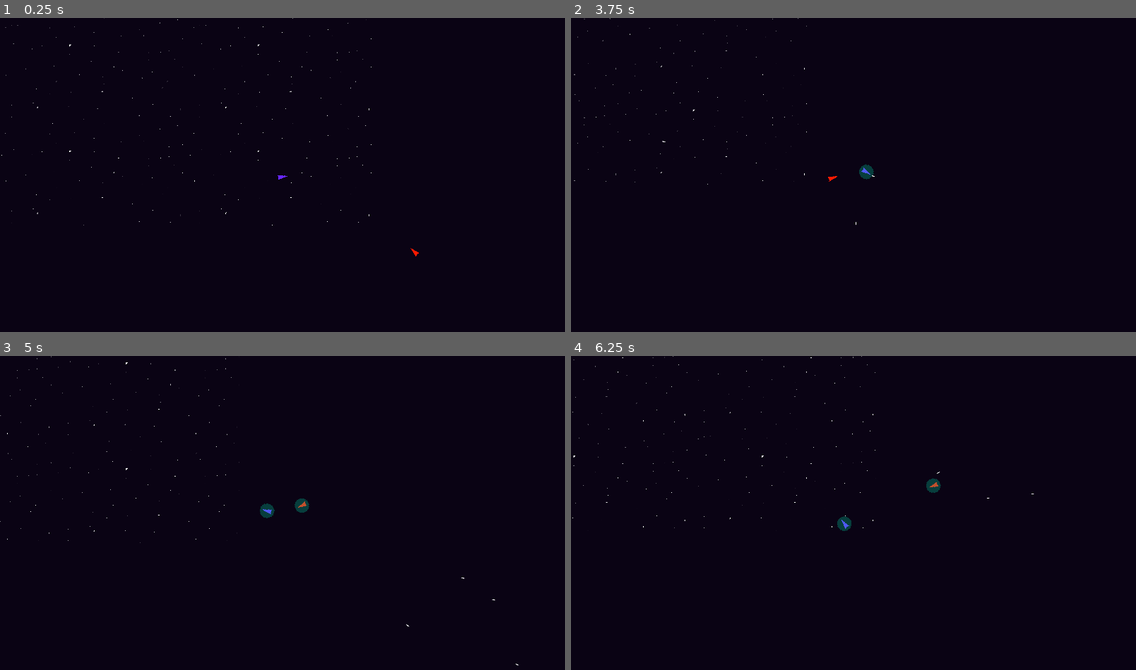
Above: before the commit, frames 1-4 (two rows, left to right).
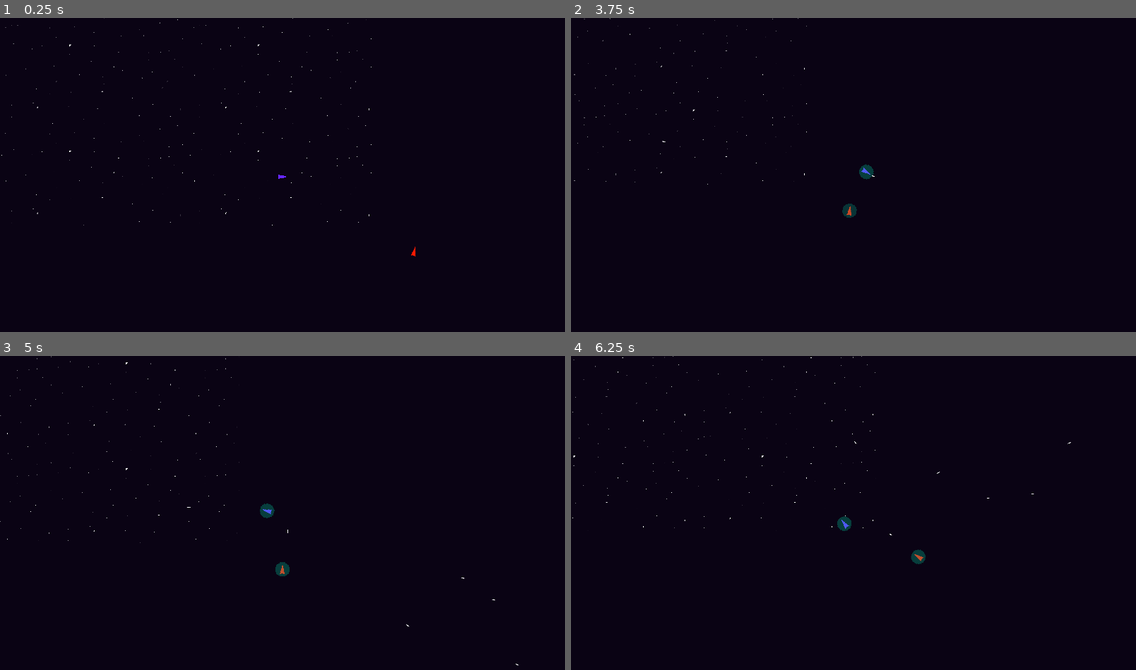
Above: after the commit, the same moments.

Repository: BloopHD/IntoTheVoid
Game: Godot game, scene res://scenes/world/world.tscn
Two runs of this game, one before a commit and one after it. Both use one fixed random seed, a clock stepped at 60 frames per second and the inputs below.
Inputs (mouse positions are in pixels of both pictures, inside the frame that each line leads up to):
- Up to frame 1 (0.25 s): no input
- Up to frame 2 (3.75 s): tap Enter at 0.5 s; move the mouse to (977, 162) at 0.52 s; press the mouse at (977, 162) at 0.53 s; hold D (move_right) 0.53-1.28 s; move the mouse to (740, 193) at 1.27 s; release the mouse at (740, 193) at 1.28 s; hold S (move_down) 1.28-2.03 s; click (740, 193) at 1.35 s; move the mouse to (910, 105) at 2.02 s; hold D (move_right) 2.03-2.78 s; hold Right mouse button (secondary action) 2.03-2.78 s; click (910, 105) at 2.3 s; move the mouse to (825, 240) at 2.77 s; hold W (move_up) 2.78-3.53 s; click (825, 240) at 2.85 s; move the mouse to (1023, 225) at 3.52 s; press the mouse at (1023, 225) at 3.53 s; hold A (move_left) from 3.53 s (still down)
- Up to frame 3 (5 s): keep holding A (move_left); move the mouse to (113, 465) at 4.27 s; release the mouse at (113, 465) at 4.28 s; right-click (113, 465) at 4.35 s; click (113, 465) at 4.55 s
- Up to frame 4 (6.25 s): move the mouse to (881, 516) at 5.02 s; release A (move_left) at 5.03 s; press the mouse at (881, 516) at 5.03 s; hold S (move_down) 5.03-5.78 s; move the mouse to (768, 434) at 5.77 s; release the mouse at (768, 434) at 5.78 s; hold D (move_right) from 5.78 s (still down); click (768, 434) at 5.85 s

The runs differ from the first frame. In frame 1, less than 0.1% of the frame differs, in the area x 49-75%, y 49-76%; in frame 2, 0.1%; in frame 3, 0.2%; in frame 4, 0.2%, in the area x 50-89%, y 27-67%.

Commit message:
Rotated Player and Enemy to work as intended.
Godot wants things to face right, I had originally rotated things in the inspector by 90 degrees, and then
 had to used const variables like NINITY_DEG and NINITY_RAD in code to add where was needed. This caused issues with correctly detecting the direction the enemy was facing.

Currently also working on moving the enemy's AI (movement code, attacking code, etc) into its own Node that will also hold the FSM.

This will allow us to add the AI to other enemies.

Diff:
--- a/scenes/enemies/enemy.gd
+++ b/scenes/enemies/enemy.gd
@@ -2,13 +2,13 @@
 class_name Enemy
 
 
-signal laser_shot(laser)
-signal enemy_fired_laser(laser, position, rotation, starting_speed)
+#signal laser_shot(laser)
+#signal enemy_fired_laser(laser, position, rotation, starting_speed)
 
 @export var max_speed: int = 750
 @export var acceleration: int = 50
 @export var friction: int = 10
-@export var rotational_accel: float = 10
+@export var rotational_accel: float = 5
 
 @export var muzzle: Marker2D
 @export var player_test: Node2D
@@ -28,8 +28,6 @@
 
 var laser_scene: PackedScene = preload("res://scenes/laser/enemy_laser.tscn")
 
-const NINETY_DEGREES_RAD: float = 1.5708
-const NINETY_DEGREES_DEG: float = 90
 const ONE_HUNDRED: int = 100
 
 var player: Node2D = null
@@ -72,7 +70,7 @@
 func rotate_function(aim_position: Vector2 = Vector2.ZERO) -> void:
 	look_direction = (aim_position - position).normalized()
 
-	var target_rotation_angle: float = look_direction.angle() + NINETY_DEGREES_RAD
+	var target_rotation_angle: float = look_direction.angle()
 	var target_in_range_angle: float = 15
 	var moving_forward_angle: float = 30
 
--- a/scenes/enemies/enemy.tscn
+++ b/scenes/enemies/enemy.tscn
@@ -34,18 +34,17 @@
 collision_layer = 32
 collision_mask = 6
 script = ExtResource("1_h22hu")
-muzzle = NodePath("Marker2D")
+muzzle = NodePath("")
 
 [node name="Sprite2D" type="Sprite2D" parent="."]
 modulate = Color(0.987329, 0.102765, 0, 1)
+rotation = 1.5708
 scale = Vector2(2, 2)
 texture = ExtResource("2_6f36q")
 
 [node name="CollisionShape2D" type="CollisionShape2D" parent="." groups=["enemy"]]
+rotation = 1.5708
 shape = SubResource("CapsuleShape2D_10cgx")
-
-[node name="Marker2D" type="Marker2D" parent="."]
-position = Vector2(0, -20)
 
 [node name="Shield" parent="." groups=["enemy shield"] instance=ExtResource("3_qwefe")]
 scale = Vector2(6, 6)
@@ -64,18 +63,21 @@
 script = ExtResource("6_arwoa")
 
 [node name="Aware_Detection_Area" type="Area2D" parent="."]
+visible = false
 collision_layer = 0
 
 [node name="CollisionShape2D" type="CollisionShape2D" parent="Aware_Detection_Area"]
 shape = SubResource("CircleShape2D_ow8ix")
 
 [node name="Chase_Detection_Area" type="Area2D" parent="."]
+visible = false
 collision_layer = 0
 
 [node name="CollisionShape2D" type="CollisionShape2D" parent="Chase_Detection_Area"]
 shape = SubResource("CircleShape2D_21b31")
 
 [node name="Retreat_Detection_Area" type="Area2D" parent="."]
+visible = false
 collision_layer = 0
 
 [node name="CollisionShape2D" type="CollisionShape2D" parent="Retreat_Detection_Area"]
@@ -83,6 +85,7 @@
 debug_color = Color(0.810603, 0.683102, 0.104256, 0.42)
 
 [node name="Attack_Detection_Area" type="Area2D" parent="."]
+visible = false
 collision_layer = 0
 
 [node name="CollisionShape2D" type="CollisionShape2D" parent="Attack_Detection_Area"]
--- a/scenes/enemies/enemy_attack_state.gd
+++ b/scenes/enemies/enemy_attack_state.gd
@@ -8,7 +8,7 @@
 
 
 func _physics_process(delta: float) -> void:
-	actor.move_func(delta, actor.player.position)
+	#actor.move_func(delta, actor.player.position)
 	actor.rotate_function(actor.player.position)
 	actor.try_to_shoot()
 
--- a/scenes/enemies/enemy_retreat_state.gd
+++ b/scenes/enemies/enemy_retreat_state.gd
@@ -8,7 +8,7 @@
 
 
 func _physics_process(delta: float) -> void:
-	actor.move_func(delta, actor.player.position)
+	#actor.move_func(delta, actor.player.position)
 	actor.rotate_function((actor.player.position))
 	actor.try_to_shoot()
 
--- a/scenes/laser/laser.gd
+++ b/scenes/laser/laser.gd
@@ -8,7 +8,7 @@
 @export var speed: float = 1500.0
 @export var force: float = 5.0
 
-var movement_vector: Vector2 = Vector2.UP
+var movement_vector: Vector2 = Vector2.RIGHT
 
 var force_direction: Vector2 = Vector2()
 
@@ -26,7 +26,7 @@
 	global_position += force_direction * (speed + starting_speed) * delta
 
 
-func _on_body_entered(body:Node2D) -> void:
+func _on_body_entered(body: Node2D) -> void:
 	if body.is_in_group("asteroids"):
 		#destruction_area.rotation = global_rotation
 		body.clip($CollisionShape2D, force_direction)
--- a/scenes/laser/laser.tscn
+++ b/scenes/laser/laser.tscn
@@ -13,14 +13,17 @@
 script = ExtResource("1_m418u")
 damage = 10.0
 speed = 1250.0
+force = null
 
 [node name="Sprite2D" type="Sprite2D" parent="."]
-position = Vector2(0, -12)
+position = Vector2(12, 0)
+rotation = 1.5708
 scale = Vector2(3, 3)
 texture = ExtResource("2_osvlf")
 
 [node name="CollisionShape2D" type="CollisionShape2D" parent="."]
-position = Vector2(0, -12)
+position = Vector2(12, 0)
+rotation = 1.5708
 shape = SubResource("CapsuleShape2D_lalhh")
 
 [node name="Area2D" type="Area2D" parent="."]
--- a/scenes/player/player.gd
+++ b/scenes/player/player.gd
@@ -9,12 +9,10 @@
 @export var reverse_and_strafe_accel: float = 65
 @export var friction: float = 50
 
-@onready var health: Node2D = $Health
-@onready var weapon: Node2D = $Weapon
+@onready var health: Health = $Health
+@onready var weapon: Weapon = $Weapon
 @onready var Crosshair: Node = $Crosshair
 
-const NINETY_DEGREES: int = 90
-const NINETY_DEGREES_RAD: float = 1.5708
 const FULL_SPEED_MULTI: float = 1.0
 const ONE_HUNDRED: int = 100
 
@@ -78,10 +76,10 @@
 
 	# If the player is aiming or moving, use the aim vector to determine the direction the player faces.
 	if aim_vector != Vector2.ZERO:
-		angle = aim_vector.angle() + NINETY_DEGREES_RAD
+		angle = aim_vector.angle()
 	# If the player is not moving or aiming, use the previous aim vector to determine the direction the player faces.
 	else:
-		angle = previous_aim_vector.angle() + NINETY_DEGREES_RAD
+		angle = previous_aim_vector.angle()
 
 	return angle
 
@@ -98,22 +96,19 @@
 
 # This function checks for player game input.
 func check_for_input() -> void:
-
 	check_for_weapons_fired()
 	move_vector = get_move_input()
 	aim_vector = get_aim_input()
 	save_aim_vector()
 
+
 func handle_hit(damage: int) -> void:
-
 	health.health -= damage
-
 
 
 # This function saves the current aim vevtor or move vector to allow us to keep the player
 # facing the same direction when they stop moving.
 func save_aim_vector() -> void:
-
 	# If the player is aiming, save the aim vector.
 	if aim_vector != Vector2.ZERO:
 		previous_aim_vector = aim_vector
--- a/scenes/player/player.tscn
+++ b/scenes/player/player.tscn
@@ -18,11 +18,13 @@
 script = ExtResource("1_pf1yp")
 
 [node name="CollisionShape2D" type="CollisionShape2D" parent="."]
+rotation = 1.5708
 shape = SubResource("CapsuleShape2D_2v2iu")
 
 [node name="Sprite2D" type="Sprite2D" parent="."]
 modulate = Color(0.403922, 0.152941, 1, 1)
 texture_filter = 1
+rotation = 1.5708
 scale = Vector2(2, 2)
 texture = ExtResource("1_gvkbj")
 
--- a/scenes/weapon/weapon.gd
+++ b/scenes/weapon/weapon.gd
@@ -40,7 +40,7 @@
 
 		laser_cooldown.start()
 
-		laser.global_position = Muzzle.global_position
+		laser.position = Muzzle.global_position
 		laser.rotation = global_rotation
 		laser.starting_speed = laser_starting_directional_speed
 
--- a/scenes/weapon/weapon.tscn
+++ b/scenes/weapon/weapon.tscn
@@ -12,6 +12,6 @@
 [node name="LaserMarkers" type="Node2D" parent="."]
 
 [node name="LaserMarker" type="Marker2D" parent="LaserMarkers"]
-position = Vector2(0, -40)
+position = Vector2(40, 0)
 
 [node name="MuzzleFlash" type="Sprite2D" parent="."]
--- a/scenes/world/world.tscn
+++ b/scenes/world/world.tscn
@@ -29,5 +29,3 @@
 
 [node name="ProjectileManager" type="Node2D" parent="."]
 script = ExtResource("5_lefb3")
-
-[connection signal="laser_shot" from="Enemy" to="." method="laser_shot"]
